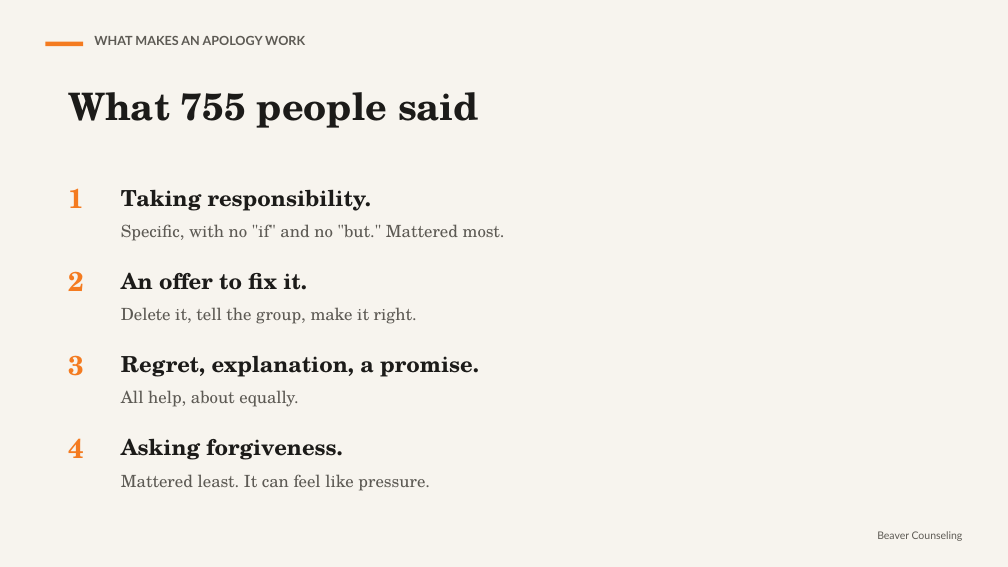
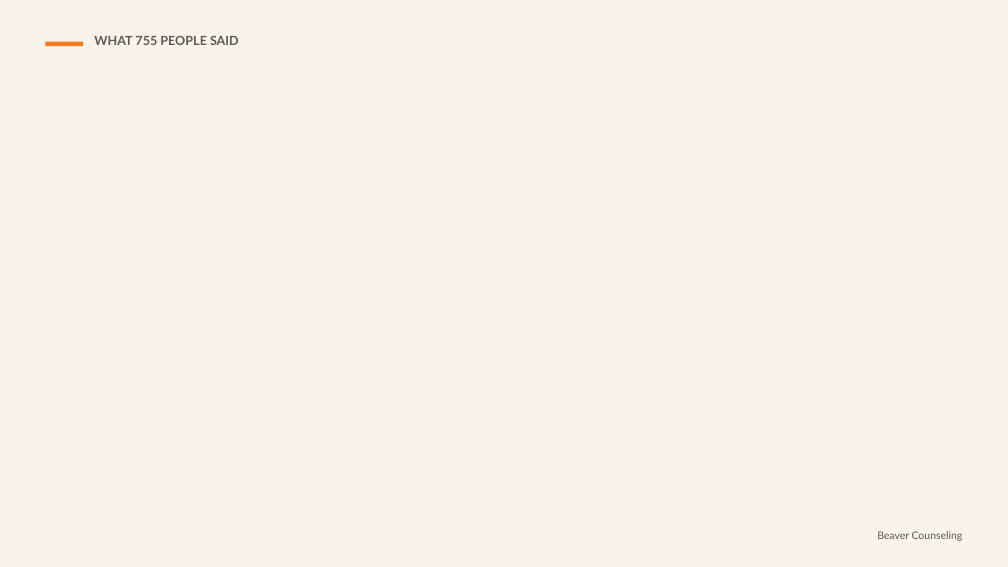
Before and after one commit to rmwtoolkit/bcds-toolkit, a slide deck: slide 4 of decks/the-repair-kit-lesson-v2.pptx. Drawn at 1008x567 pixels with LibreOffice and Linux fonts; fonts in the diff are those of the drawing; background and template pictures are left out. Boxes give left, top, right and bottom in pixels: in the first picture for what was removed or moved away, otherwise in the second. Text is boxed around its words. In the diff, an @@ line names an element or a change of style, - is before the commit and + after.

```diff
--- a/decks/the-repair-kit-lesson-v2.pptx
+++ b/decks/the-repair-kit-lesson-v2.pptx
@@ text at [94, 36, 239, 45]: text changed @@
-WHAT MAKES AN APOLOGY WORK
+WHAT 755 PEOPLE SAID
@@ text removed at [68, 92, 479, 128] @@
-What 755 people said
@@ text removed at [68, 188, 84, 208] @@
-1
@@ text removed at [121, 189, 505, 241] @@
-Taking responsibility.
-Specific, with no "if" and no "but." Mattered most.
@@ text removed at [68, 271, 84, 291] @@
-2
@@ text removed at [121, 272, 417, 324] @@
-An offer to fix it.
-Delete it, tell the group, make it right.
@@ text removed at [68, 355, 84, 376] @@
-3
@@ text removed at [121, 355, 479, 407] @@
-Regret, explanation, a promise.
-All help, about equally.
@@ text removed at [68, 438, 84, 458] @@
-4
@@ text removed at [121, 438, 430, 491] @@
-Asking forgiveness.
-Mattered least. It can feel like pressure.
```
Also in this commit, not shown: 12 other slides changed, 7 slides added, 12 other files.
